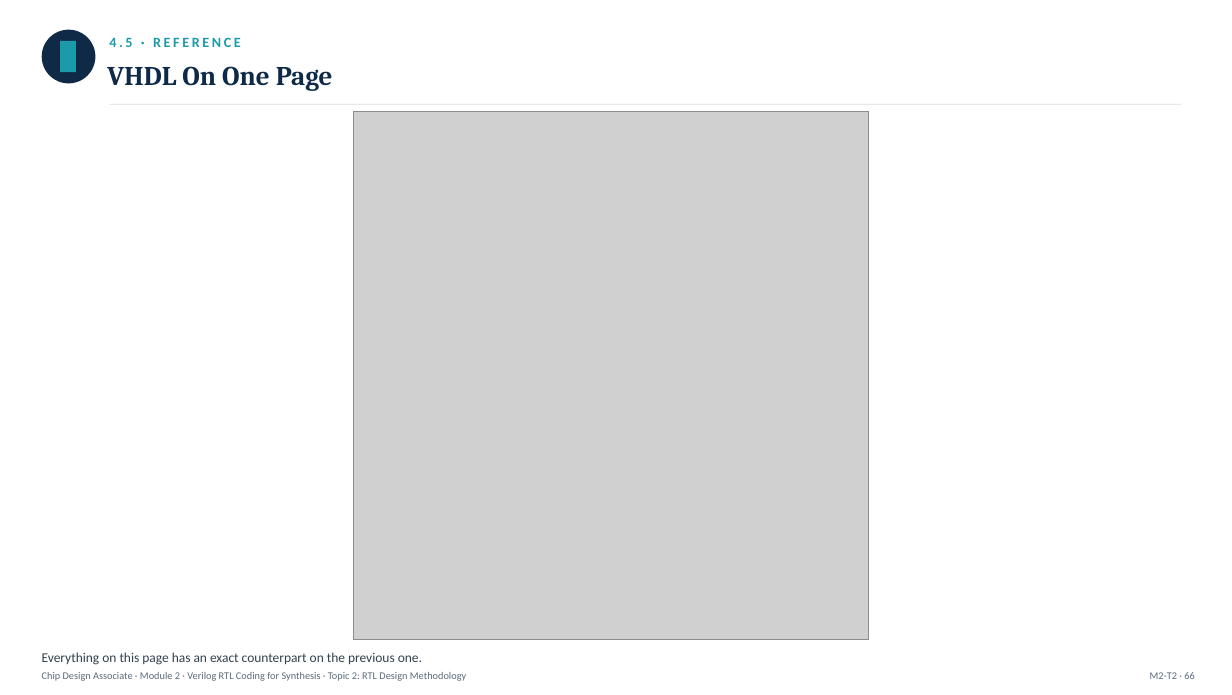
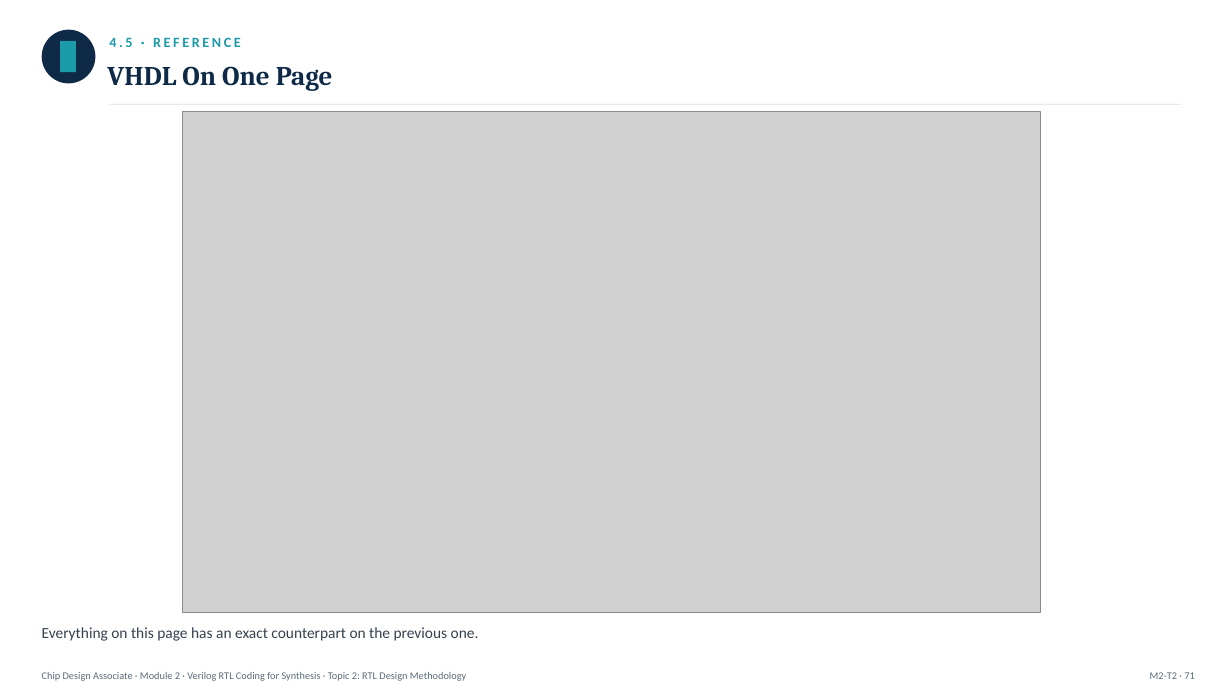
Before and after one commit to ripunjayiisc/ChipDesignContent, a slide deck: slide 71 of ChipDesignAssociate/Module2/Module2_Topic2_RTLDesignMethodology.pptx (slide 66 before the commit). Drawn at 1232x695 pixels with LibreOffice and Linux fonts; fonts in the diff are those of the drawing; grey boxes stand for pictures. Boxes give left, top, right and bottom in pixels: in the first picture for what was removed or moved away, otherwise in the second. Text is boxed around its words. In the diff, an @@ line names an element or a change of style, - is before the commit and + after.

```diff
--- a/ChipDesignAssociate/Module2/Module2_Topic2_RTLDesignMethodology.pptx
+++ b/ChipDesignAssociate/Module2/Module2_Topic2_RTLDesignMethodology.pptx
@@ picture: place and size @@
-picture at (354, 111, 869, 639)
+picture at (182, 111, 1039, 612)
@@ text "Everything on this page has ...": place and size @@
-text "Everything on this page has ..." at (42, 652, 422, 665)
+text "Everything on this page has ..." at (42, 627, 479, 641)
@@ text "Everything on this page has ..." at (42, 627, 479, 641): size 10.5 to 12 pt @@
@@ text at (1150, 672, 1194, 679): text changed @@
-M2-T2 · 66
+M2-T2 · 71
```
Also in this commit, not shown: 87 other slides changed, 7 slides added, 23 other files.
